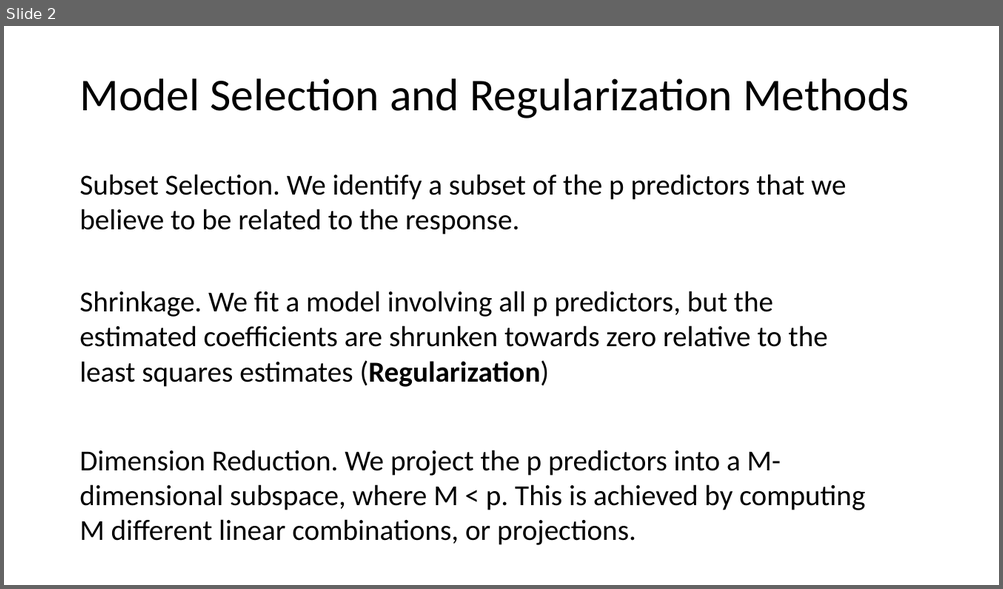
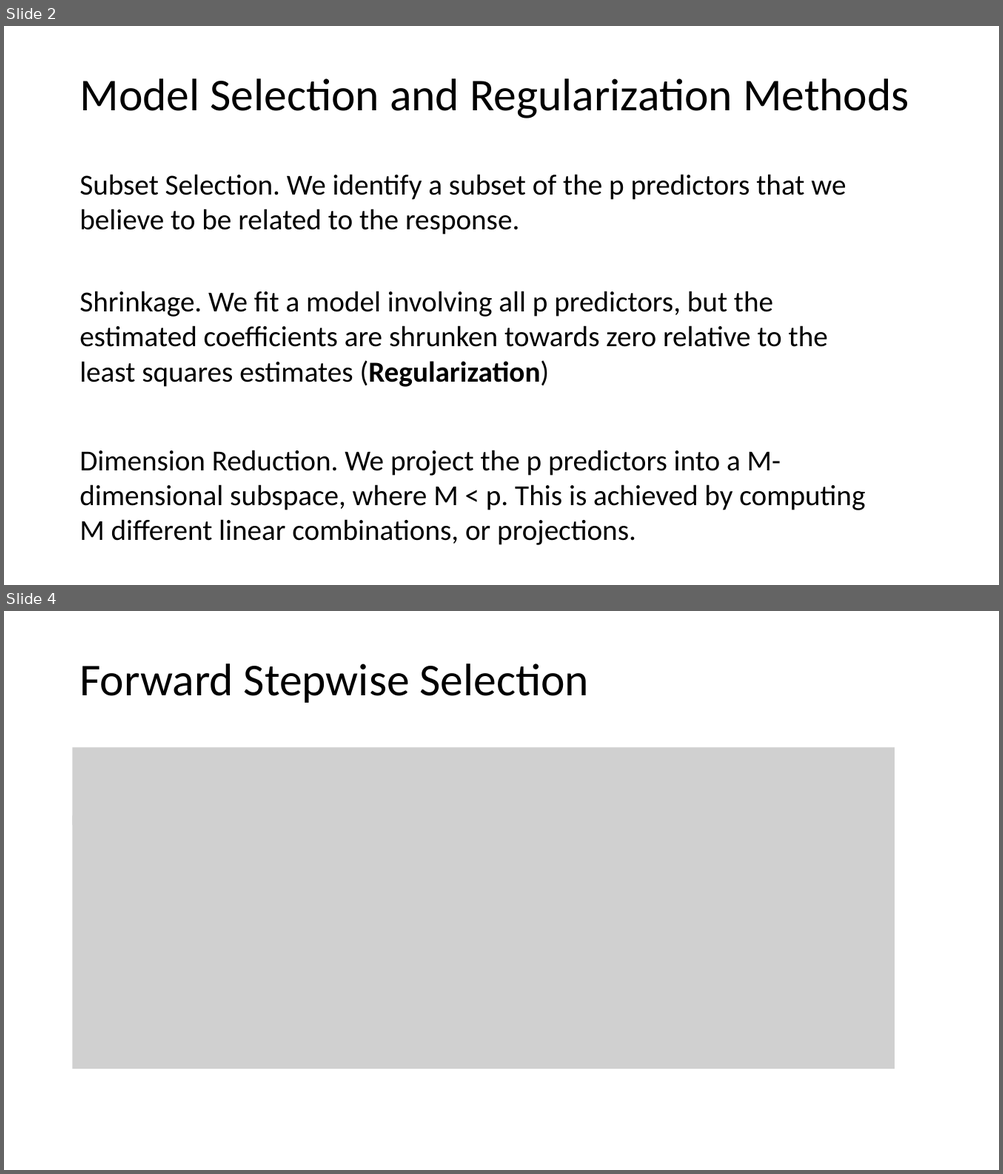
Before and after one commit to tianzheng4/tianzheng4.github.io, a slide deck: _umkc-teaching/slides/Lecture7.pptx. Shown one above the other, each under a label of ours: slide 2 before the commit, slides 2 and 4 after it; the slides between them are not shown. The pictures are 1003x589 and 1003x1174 pixels, drawn with LibreOffice and Linux fonts; fonts in the diff are those of the drawing; grey boxes stand for pictures. Boxes give left, top, right and bottom in pixels: in the first picture for what was removed or moved away, otherwise in the second. Text is boxed around its words. In the diff, an @@ line names an element or a change of style, - is before the commit and + after.

```diff
--- a/_umkc-teaching/slides/Lecture7.pptx
+++ b/_umkc-teaching/slides/Lecture7.pptx
@@ slide 4 added at <box>4,611,999,1170</box>, background #FFFFFF @@
@@ title added at <box>79,664,589,703</box>, 44 pt, text #000000 @@
+Forward Stepwise Selection
@@ picture added at <box>73,748,895,825</box> @@
@@ picture added at <box>73,815,895,1069</box> @@
```
Also in this commit, not shown: 1 slide changed, 17 other slides added, 1 slide removed, 2 other files.
